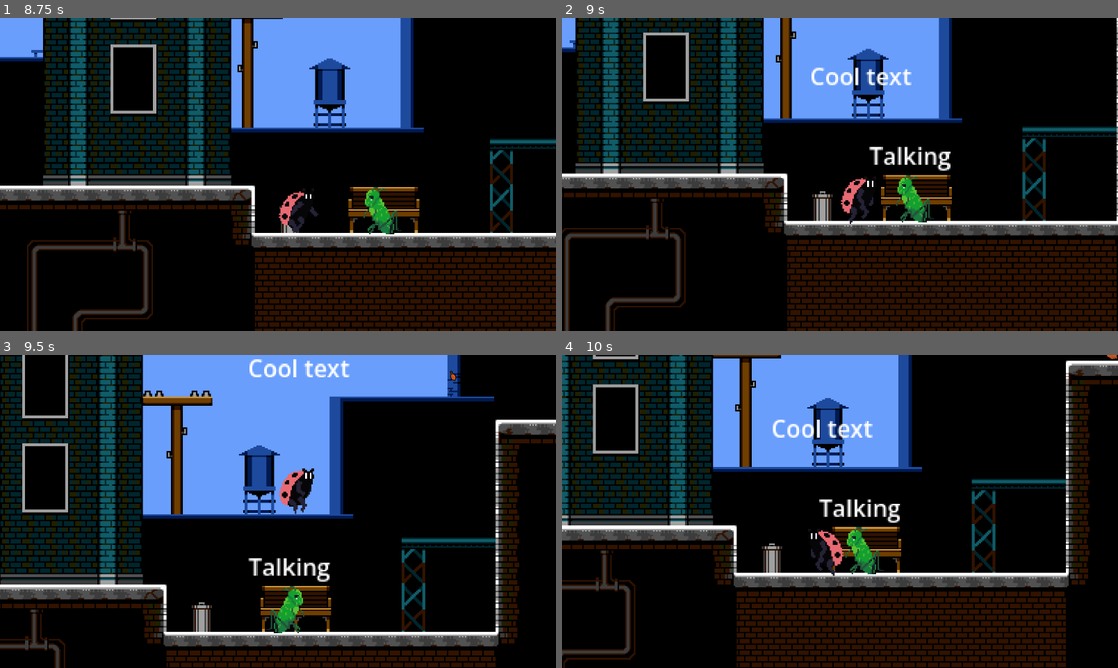
Above: before the commit, frames 1-4 (two rows, left to right).
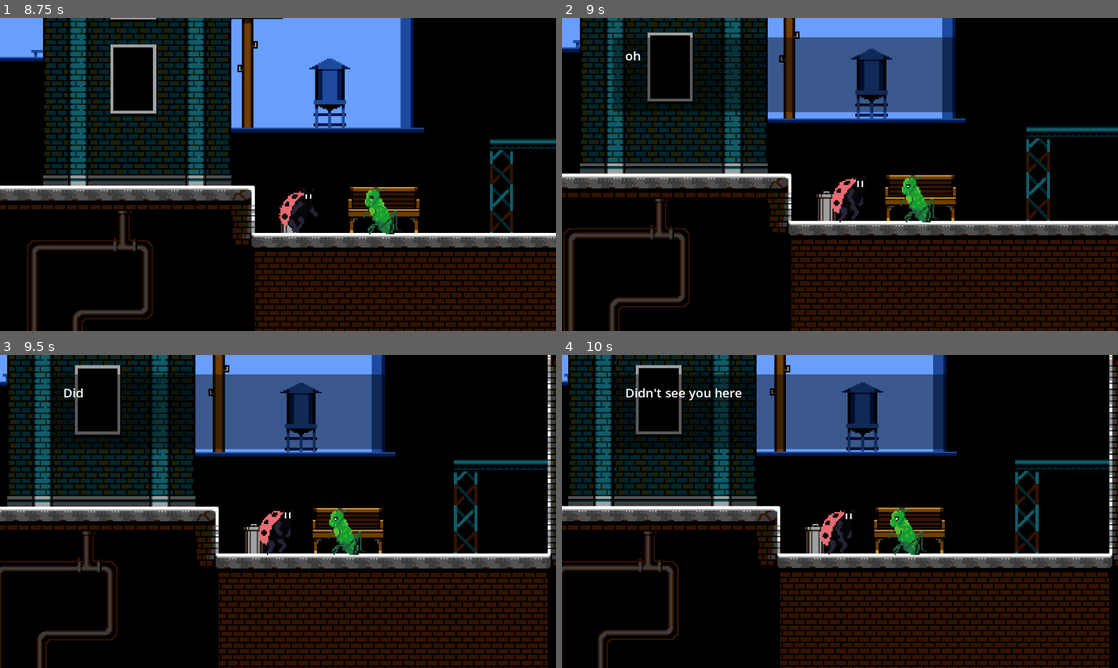
Above: after the commit, the same moments.

Repository: MineSwe/Bananerna-Studios-META-Game-Jam-2026
Game: Godot game, scene res://scenes/levels/level1.tscn
Two runs of this game, one before a commit and one after it. Both use one fixed random seed, a clock stepped at 60 frames per second and the inputs below. This scene is started directly instead of the project's main scene.
Inputs (mouse positions are in pixels of both pictures, inside the frame that each line leads up to):
- Up to frame 1 (8.75 s): tap Enter (ui_accept) at 0.5, 1.55, 2.85, 4.35, 6.05, 7.35 s; move the mouse to (400, 158) at 0.52 s; hold Enter (ui_accept) 0.53-1.28 s; hold D (right) 0.53-2.03 s; tap Space (jump) at 0.77, 0.8, 1.07, 1.35, 1.52, 1.82, 2.3, 3.02, 3.32, 3.6, 3.77, 4.07, 4.52, 4.82, 5.3, 5.85, 6.02, 6.32, 6.77, 6.8, 7.07, 7.52, 7.82, 8.1 s; move the mouse to (166, 190) at 1.27 s; move the mouse to (333, 105) at 2.02 s; hold A (left) 2.03-2.78 s; hold Enter (ui_accept) 2.03-2.78 s; move the mouse to (250, 237) at 2.77 s; hold D (right) 2.78-4.28 s; move the mouse to (444, 221) at 3.52 s; move the mouse to (111, 127) at 4.27 s; hold A (left) 4.28-5.03 s; move the mouse to (305, 174) at 5.02 s; hold D (right) 5.03-5.78 s; hold Enter (ui_accept) 5.03-5.78 s; move the mouse to (194, 96) at 5.77 s; hold A (left) 5.78-7.28 s; move the mouse to (400, 158) at 6.52 s; hold Enter (ui_accept) 6.53-7.28 s; move the mouse to (166, 190) at 7.27 s; hold D (right) from 7.28 s (still down); move the mouse to (333, 105) at 8.02 s
- Up to frame 2 (9 s): keep holding D (right); move the mouse to (812, 237) at 8.77 s; tap Enter (ui_accept) at 8.85 s
- Up to frame 3 (9.5 s): keep holding D (right); tap Space (jump) at 9.02, 9.32 s
- Up to frame 4 (10 s): move the mouse to (1006, 558) at 9.52 s; release D (right) at 9.53 s; hold A (left) from 9.53 s (still down); hold Enter (ui_accept) from 9.53 s (still down); tap Space (jump) at 9.77, 9.8 s

Frame 1 is identical in both runs. In frame 2, 25% of the frame differs, in the area x 0-100%, y 0-100%; in frame 3, 60%; in frame 4, 54%.

Commit message:
Added complete npc dialogue (#13)
* Added dialogue box

* Fix player movement and icons in dialogue

Diff:
--- a/Godot Project files/meta-game-jam-26/project.godot
+++ b/Godot Project files/meta-game-jam-26/project.godot
@@ -30,6 +30,19 @@
 
 [input]
 
+ui_accept={
+"deadzone": 0.5,
+"events": [Object(InputEventKey,"resource_local_to_scene":false,"resource_name":"","device":-1,"window_id":0,"alt_pressed":false,"shift_pressed":false,"ctrl_pressed":false,"meta_pressed":false,"pressed":false,"keycode":87,"physical_keycode":0,"key_label":0,"unicode":119,"location":0,"echo":false,"script":null)
+, Object(InputEventKey,"resource_local_to_scene":false,"resource_name":"","device":-1,"window_id":0,"alt_pressed":false,"shift_pressed":false,"ctrl_pressed":false,"meta_pressed":false,"pressed":false,"keycode":0,"physical_keycode":4194309,"key_label":0,"unicode":0,"location":0,"echo":false,"script":null)
+]
+}
+ui_close_dialog={
+"deadzone": 0.5,
+"events": [Object(InputEventKey,"resource_local_to_scene":false,"resource_name":"","device":16,"window_id":0,"alt_pressed":false,"shift_pressed":false,"ctrl_pressed":false,"meta_pressed":false,"pressed":false,"keycode":4194305,"physical_keycode":0,"key_label":0,"unicode":0,"location":0,"echo":false,"script":null)
+, Object(InputEventKey,"resource_local_to_scene":false,"resource_name":"","device":-1,"window_id":0,"alt_pressed":false,"shift_pressed":false,"ctrl_pressed":false,"meta_pressed":false,"pressed":false,"keycode":0,"physical_keycode":32,"key_label":0,"unicode":32,"location":0,"echo":false,"script":null)
+, Object(InputEventKey,"resource_local_to_scene":false,"resource_name":"","device":-1,"window_id":0,"alt_pressed":false,"shift_pressed":false,"ctrl_pressed":false,"meta_pressed":false,"pressed":false,"keycode":0,"physical_keycode":4194309,"key_label":0,"unicode":0,"location":0,"echo":false,"script":null)
+]
+}
 left={
 "deadzone": 0.2,
 "events": [Object(InputEventKey,"resource_local_to_scene":false,"resource_name":"","device":-1,"window_id":0,"alt_press …(191 unchanged characters)…
--- a/Godot Project files/meta-game-jam-26/scenes/levels/level1.tscn
+++ b/Godot Project files/meta-game-jam-26/scenes/levels/level1.tscn
@@ -7,6 +7,7 @@
 [ext_resource type="PackedScene" uid="uid://v153r48llfp5" path="res://scenes/levels/titlescreen/ingame_options.tscn" id="4_8a7m2"]
 [ext_resource type="PackedScene" uid="uid://0lf81uu1l537" path="res://scenes/prefabs/leafparticles.tscn" id="5_plydf"]
 [ext_resource type="PackedScene" uid="uid://d1vl30nc35eu7" path="res://scenes/prefabs/grasshopper_npc.tscn" id="6_1seuy"]
+[ext_resource type="PackedScene" uid="uid://bxw87wn8lb8g7" path="res://scenes/prefabs/dialogue_ui.tscn" id="8_8a7m2"]
 
 [sub_resource type="TileSetAtlasSource" id="TileSetAtlasSource_lrl65"]
 texture = ExtResource("1_dywbp")
@@ -857,4 +858,9 @@
 z_index = 4
 position = Vector2(100, 17)
 
+[node name="dialogue_ui" parent="." unique_id=266174670 instance=ExtResource("8_8a7m2")]
+
 [connection signal="dialog" from="Grasshopper" to="Player" method="_on_grasshopper_dialog"]
+[connection signal="dialog" from="Grasshopper" to="dialogue_ui" method="_on_grasshopper_dialog"]
+[connection signal="stopped_talking" from="dialogue_ui" to="Player" method="_on_dialogue_ui_stopped_talking"]
+[connection signal="stopped_talking" from="dialogue_ui" to="Grasshopper" method="_on_dialogue_ui_stopped_talking"]
--- /dev/null
+++ b/Godot Project files/meta-game-jam-26/scenes/prefabs/dialogue_ui.tscn
@@ -0,0 +1,42 @@
+[gd_scene format=3 uid="uid://bxw87wn8lb8g7"]
+
+[ext_resource type="Script" uid="uid://chxpq4hrvccjn" path="res://scripts/ui/dialogue.gd" id="1_dxd25"]
+
+[node name="dialogue_ui" type="Control" unique_id=266174670]
+layout_mode = 3
+anchors_preset = 15
+anchor_right = 1.0
+anchor_bottom = 1.0
+grow_horizontal = 2
+grow_vertical = 2
+script = ExtResource("1_dxd25")
+
+[node name="CanvasLayer" type="CanvasLayer" parent="." unique_id=949848687]
+visible = false
+
+[node name="bg" type="ColorRect" parent="CanvasLayer" unique_id=352577837]
+anchors_preset = 5
+anchor_left = 0.5
+anchor_right = 0.5
+offset_left = -470.0
+offset_top = 40.0
+offset_right = 470.0
+offset_bottom = 195.0
+grow_horizontal = 2
+color = Color(0, 0, 0, 0.44313726)
+
+[node name="dialogue" type="RichTextLabel" parent="CanvasLayer/bg" unique_id=187775909]
+layout_mode = 1
+anchors_preset = 15
+anchor_right = 1.0
+anchor_bottom = 1.0
+offset_left = 25.0
+offset_top = 20.0
+offset_right = -30.0
+offset_bottom = -13.0
+grow_horizontal = 2
+grow_vertical = 2
+theme_override_font_sizes/normal_font_size = 26
+text = "Iognisaon ionjaios njgiojgi oajgio jasio gjsioa jgioasj iojasio gjios gjiao jgiojiog jaio jgiosa jiogji oajiog jasio jia jgio jsaiog jisoaj goisaj iogsajio gjasio jgioasjiog jiojsiao jios jio"
+scroll_active = false
+visible_characters_behavior = 1
--- a/Godot Project files/meta-game-jam-26/scenes/prefabs/grasshopper_npc.tscn
+++ b/Godot Project files/meta-game-jam-26/scenes/prefabs/grasshopper_npc.tscn
@@ -85,15 +85,7 @@
 position = Vector2(2, -0.5)
 shape = SubResource("RectangleShape2D_51kar")
 
-[node name="Label" type="Label" parent="." unique_id=1818570813]
-visible = false
-offset_left = -28.0
-offset_top = -41.0
-offset_right = 28.0
-offset_bottom = -18.0
-text = "Talking"
-
-[node name="Sprite2D" type="Sprite2D" parent="." unique_id=1411793196]
+[node name="TalkButton" type="Sprite2D" parent="." unique_id=1411793196]
 visible = false
 position = Vector2(-1, -25)
 texture = SubResource("AtlasTexture_qe0qj")
--- a/Godot Project files/meta-game-jam-26/scripts/npc.gd
+++ b/Godot Project files/meta-game-jam-26/scripts/npc.gd
@@ -4,34 +4,42 @@
 @onready var getPlayer = get_parent().get_node("Player")
 @onready var player_pos = getPlayer.position
 
-var isInRange = false
-var isTalking = false
+var is_in_range = false
+var is_talking = false
 signal dialog
 
 func _physics_process(delta: float) -> void:
 	player_pos = get_parent().get_node("Player").position
 	animation_handler()
-	if Input.is_action_pressed("ui_accept") && isInRange == true && isTalking == false:
+	if Input.is_action_pressed("ui_accept") && is_in_range == true && is_talking == false:
 		_dialog()
 
 func animation_handler() -> void:
-	animated_sprite_2d.play("idle")
+	if is_talking == false:
+		animated_sprite_2d.play("idle")
+	else:
+		animated_sprite_2d.play("talking")
 	if self.position.x < player_pos.x:
 		animated_sprite_2d.flip_h = true
 	else:
 		animated_sprite_2d.flip_h = false
 
+
 func _on_body_entered(body: Node2D) -> void:
-	$Sprite2D.visible = true
-	isInRange = true
+	if is_talking == false:
+		$TalkButton.visible = true
+	is_in_range = true
 
 
 func _on_body_exited(body: Node2D) -> void:
-	$Sprite2D.visible = false
-	isInRange = false
+	$TalkButton.visible = false
+	is_in_range = false
 
 func _dialog():
-	isTalking == true
-	$Sprite2D.visible = false
-	$Label.visible = true
+	$TalkButton.visible = false
+	is_talking = true
 	dialog.emit()
+
+func _on_dialogue_ui_stopped_talking() -> void:
+	is_talking = false
+	$TalkButton.visible = true
--- a/Godot Project files/meta-game-jam-26/scripts/player.gd
+++ b/Godot Project files/meta-game-jam-26/scripts/player.gd
@@ -6,7 +6,7 @@
 const SPEED = 80.0
 var jump_velocity = -400.0
 
-@onready var getNPC = get_parent().get_node("Grasshopper")
+var is_talking = false
 
 func _physics_process(delta: float) -> void:
 	# Add the gravity.
@@ -14,8 +14,9 @@
 		velocity += get_gravity() * delta
 
 	# Handle jump.
-	if Input.is_action_just_pressed("jump") and is_on_floor():
+	if Input.is_action_just_pressed("jump") and is_on_floor() and is_talking == false:
 		velocity.y = jump_velocity
+		print("Is talking = false")
 
 
 	if Input.is_action_just_pressed("esc"):
@@ -27,7 +28,7 @@
 	# Get the input direction and handle the movement/deceleration.
 	# As good practice, you should replace UI actions with custom gameplay actions.
 	var direction := Input.get_axis("left", "right")
-	if (options.visible == true):
+	if (options.visible == true or is_talking == true):
 		direction = 0
 		jump_velocity = 0
 	else:
@@ -52,5 +53,8 @@
 		animated_sprite_2d.play("idle")
 
 func _on_grasshopper_dialog() -> void:
-	$Label.visible = true
-	pass # Replace with function body.
+	is_talking = true
+	print("Is talking = true")
+
+func _on_dialogue_ui_stopped_talking() -> void:
+	is_talking = false
--- /dev/null
+++ b/Godot Project files/meta-game-jam-26/scripts/ui/dialogue.gd
@@ -0,0 +1,34 @@
+extends Node
+var is_talking = false
+signal stopped_talking
+var talk_speed = 20
+var text = ["I'm talking"]
+var current_text_id = 0
+@onready var dialogue = $CanvasLayer/bg/dialogue
+
+func _ready() -> void:
+	dialogue.visible_ratio = 0
+
+func _on_grasshopper_dialog() -> void:
+	current_text_id = 0
+	text = ["oh... hello...", "Didn't see you here", "Just 10 years ago it was all perfect", "Then the 1̷̼̪̩͔̀ͮ1̜̹̈ͧ̕͜0͍̞̮̥̑ͣ́͞0̪͎̎̐̍̑͜͝0͔̄͛̒ͭ͟͡0̧̢̥̠̊͒͠1̹̍͒͘͢͡0̷̮͈ͮ̀ͧ1̴̨̹͋̐0͓̹̯̀ͪ͒͂͝0̸̻̠̝̄̏̿ came..."]
+	dialogue.text = text[current_text_id]
+	is_talking = true
+	$CanvasLayer.visible = true
+
+func _physics_process(delta: float) -> void:
+	if is_talking == true:
+		if dialogue.visible_ratio != 1.0:
+			dialogue.visible_ratio = minf(dialogue.visible_ratio + (talk_speed * delta / dialogue.text.length()), 1.0)
+			if Input.is_action_just_pressed("ui_close_dialog"):
+				dialogue.visible_ratio = 1.0
+		else:
+			if Input.is_action_just_pressed("ui_close_dialog"):
+				current_text_id += 1
+				dialogue.visible_ratio = 0
+				if current_text_id >= text.size():
+					is_talking = false
+					$CanvasLayer.visible = false
+					stopped_talking.emit()
+				else:
+					dialogue.text = text[current_text_id]
Not shown, added: Godot Project files/meta-game-jam-26/scripts/ui/dialogue.gd.uid
